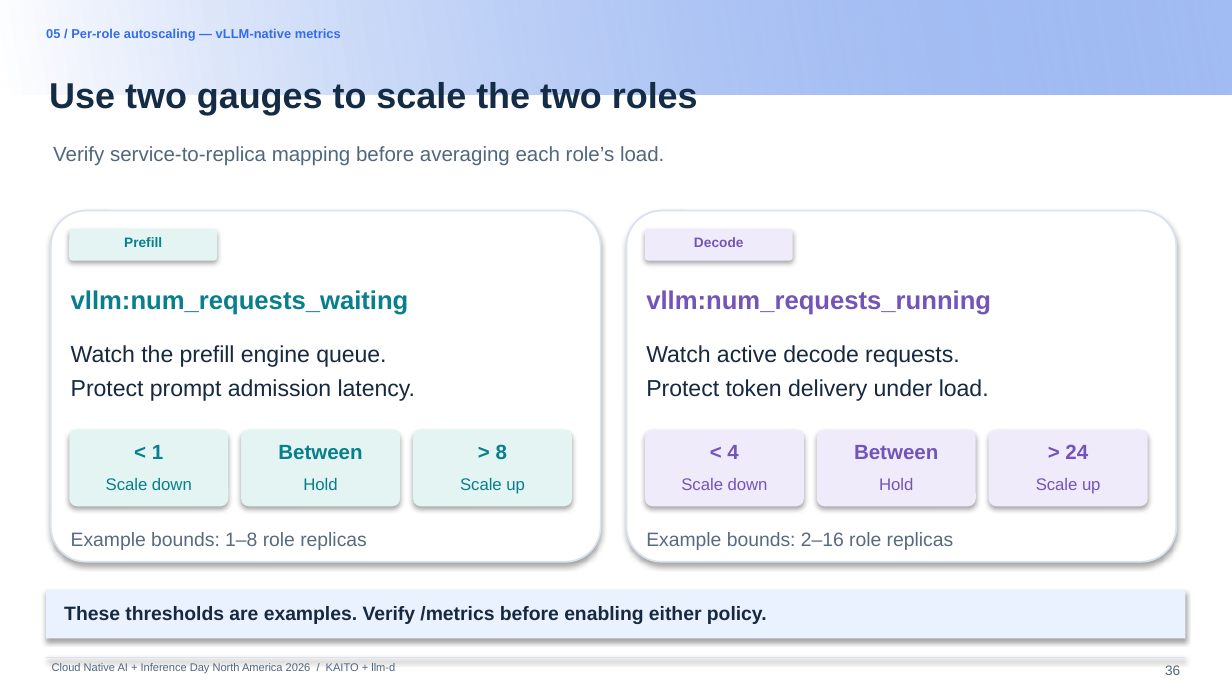
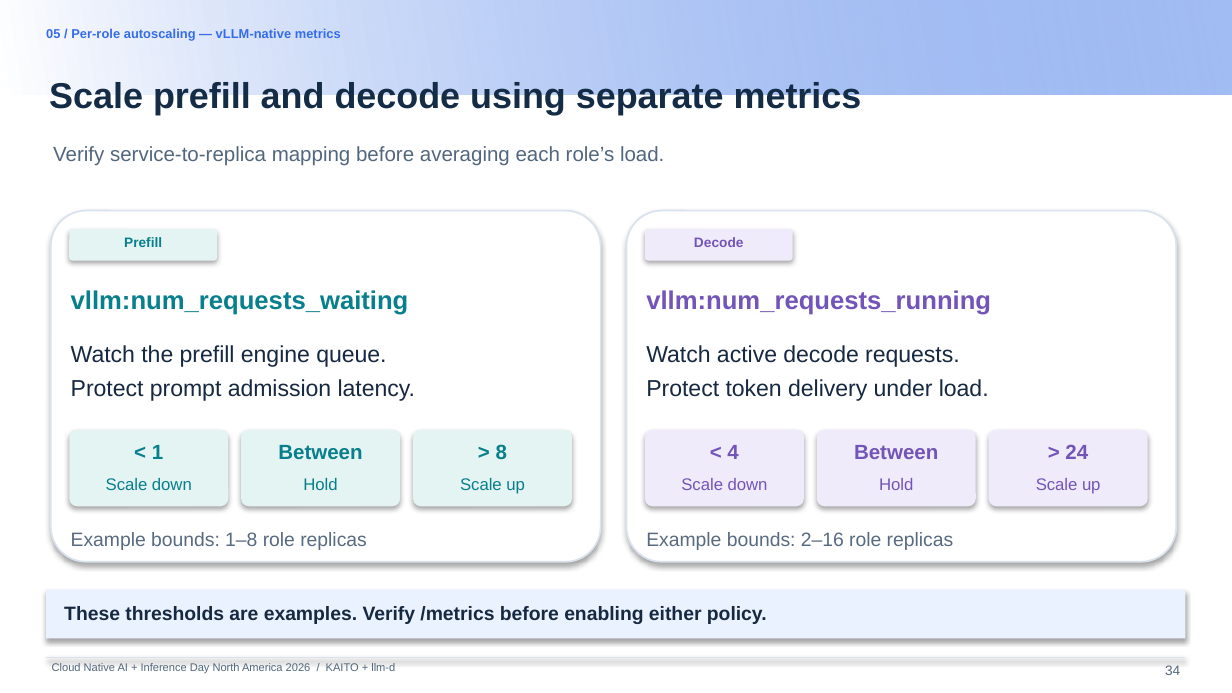
Before and after one commit to andyzhangx/demo, a slide deck: slide 34 of llm/pd-disaggregation/kubecon-na-2026-pd-disaggregation-kaito-llmd.pptx (slide 36 before the commit). Drawn at 1232x693 pixels with LibreOffice and Linux fonts; fonts in the diff are those of the drawing; background and template pictures are left out. Boxes give left, top, right and bottom in pixels: in the first picture for what was removed or moved away, otherwise in the second. Text is boxed around its words. In the diff, an @@ line names an element or a change of style, - is before the commit and + after.

```diff
--- a/llm/pd-disaggregation/kubecon-na-2026-pd-disaggregation-kaito-llmd.pptx
+++ b/llm/pd-disaggregation/kubecon-na-2026-pd-disaggregation-kaito-llmd.pptx
@@ text at (49,82,862,115): text changed @@
-Use two gauges to scale the two roles
+Scale prefill and decode using separate metrics
@@ page number at (1165,665,1180,675): text changed @@
-36
+34
```
Also in this commit, not shown: 16 other slides changed, 3 slides added, 1 slide removed.
